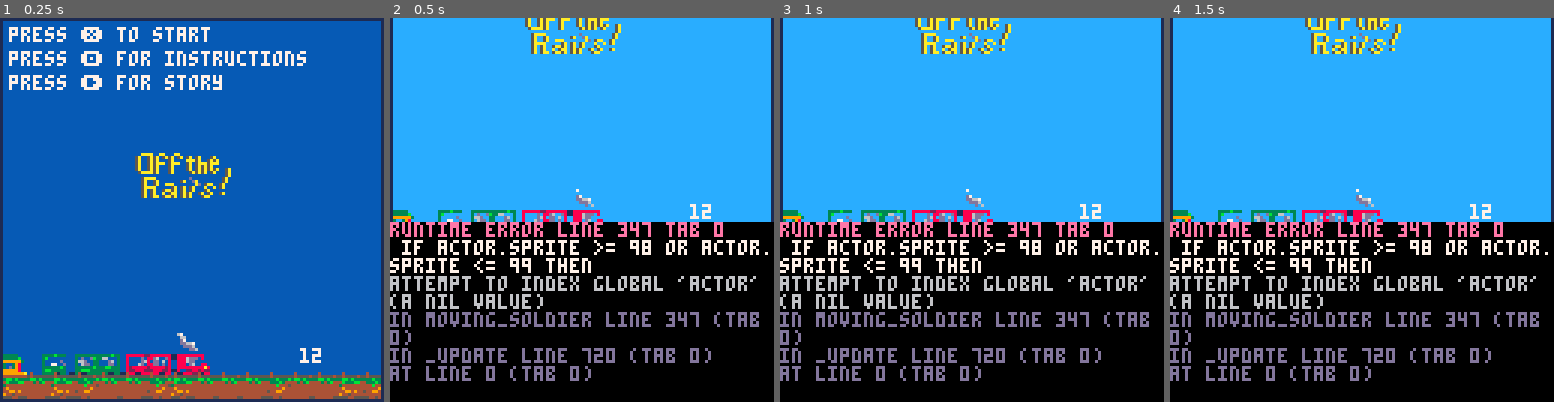
Above: before the commit, frames 1-4 (left to right).
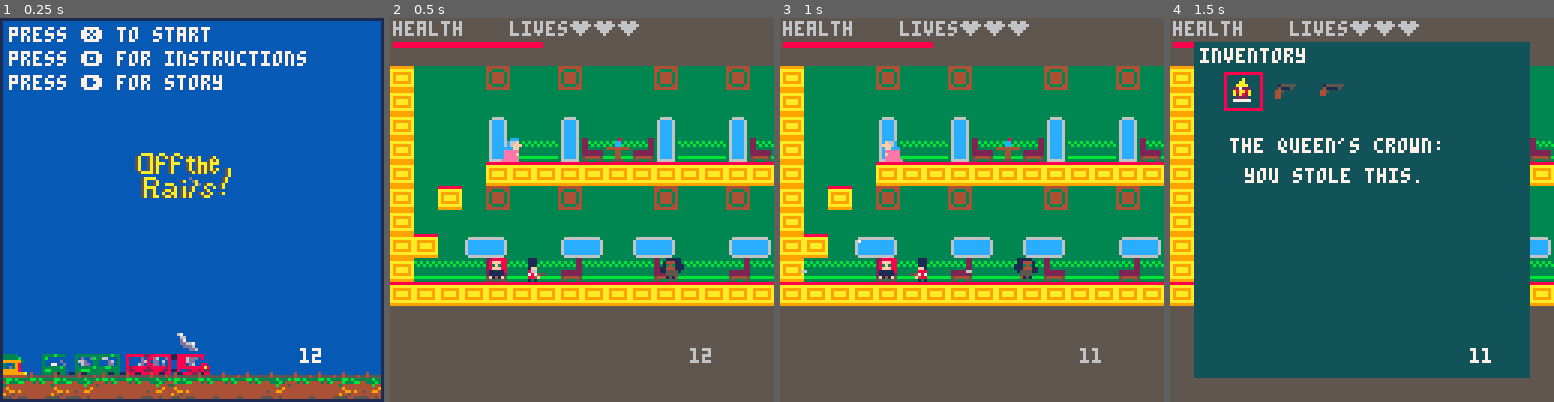
Above: after the commit, the same moments.

Repository: hggorel/Off-The-Rails
Game: PICO-8 cartridge offtherails.p8
The game is run twice, just before and just after one commit, with the same random seed, the same clock (stepped at 60 frames per second) and the same inputs.
Inputs:
- Up to frame 1 (0.25 s): no input
- Up to frame 2 (0.5 s): tap X (X key) at 0.33 s
- Up to frame 3 (1 s): tap O (Z key) at 0.7 s
- Up to frame 4 (1.5 s): tap X (X key) at 1.07 s

Frame 1 is identical in both runs. In frame 2, 98% of the frame differs, in the area x 0-100%, y 0-100%; in frame 3, 98%; in frame 4, 100%.
Error before the commit: runtime error line 347 tab 0; if actor.sprite >= 98 or actor.sprite <= 99 then; attempt to index global 'actor' (a nil value)

Commit message:
Small changes

Diff:
--- a/offtherails.p8
+++ b/offtherails.p8
@@ -1,5 +1,5 @@
 pico-8 cartridge // http://www.pico-8.com
-version 32
+version 33
 __lua__
 
 --basic set up sections
@@ -274,13 +274,13 @@
 		local tile_below = mget((actor.x)/ 8+map_x, (actor.y + 8) / 8)
  	local tile_below_collidable = fget(tile_below, 0)
 
-		local tile_above = mget((actor.x) / 8+map_x, (actor.y) / 8)
+		local tile_above = mget((actor.x) / 8+map_x, (actor.y-8) / 8)
  	local tile_above_collidable = fget(tile_above, 0)
 
 		local tile_right = mget((actor.x +8)/8+ map_x, actor.y/8)
 		local tile_right_collidable = fget(tile_right, 0)
 
-		local tile_left = mget((actor.x)/8+ map_x, actor.y/8)
+		local tile_left = mget((actor.x-8)/8+ map_x, actor.y/8)
 		local tile_left_collidable = fget(tile_left, 0)
 
 		-- if the enemy is a soldier
@@ -347,9 +346,9 @@
 	end
 
 	--wizard movement
-	if actor.sprite >= 98 or actor.sprite <= 99 then
-
-	end
+	--if actor.sprite >= 98 or actor.sprite <= 99 then
+
+	--end
 
 end
 
@@ -725,7 +724,7 @@
 	-- removing enemies that have been shot
 	for e in all(enemies) do
 		for b in all(bullets) do
-			if abs(b.x - e.x)<=1 and abs(b.y-e.y)<=5 then
+			if abs(b.x - e.x)<=3 and abs(b.y-e.y)<=5 then
 				e.health-=5
 				del(bullets, b)
 				if e.health <=0 then
@@ -1255,6 +1254,13 @@
 	spr(cloud.spr1,cloud.x,cloud.y)
 	spr(cloud.spr2,cloud.x+10,cloud.y+37)
 	spr(cloud.spr1,cloud.x+30,cloud.y-22)
+	end
+	if level == 3 then
+	rectfill(0, 0, 225, 70, 12)
+	moveclouds()
+	spr(cloud.spr1, cloud.x, cloud.y)
+	spr(cloud.spr2, cloud.x+10, cloud.y+34)
+	spr(cloud.spr1, cloud.x+20, cloud.y-22)
 	end
 end
 
